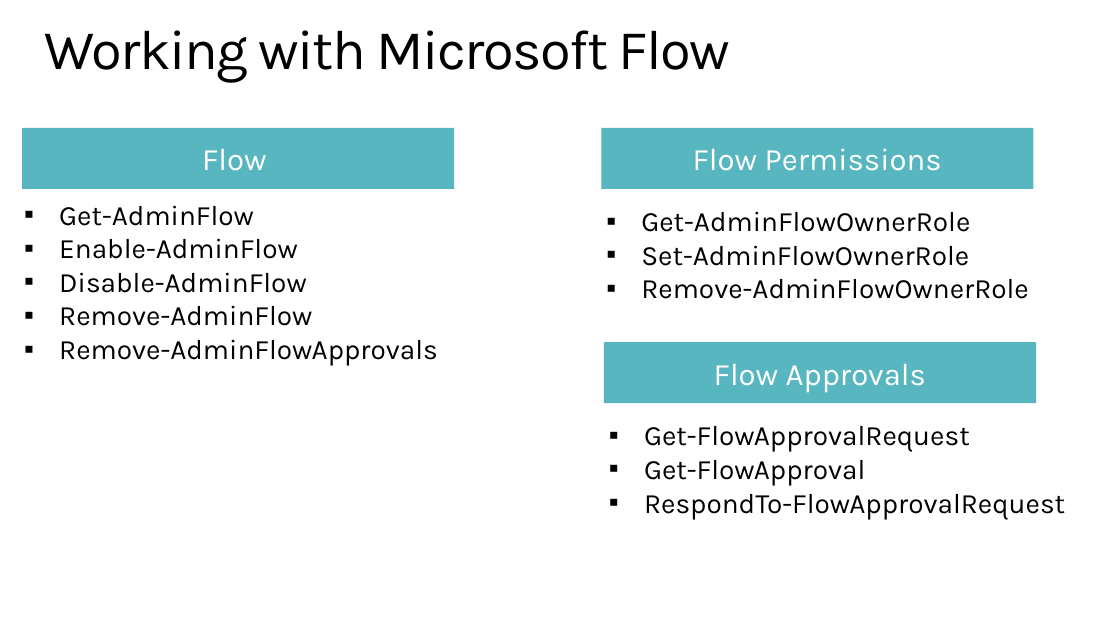
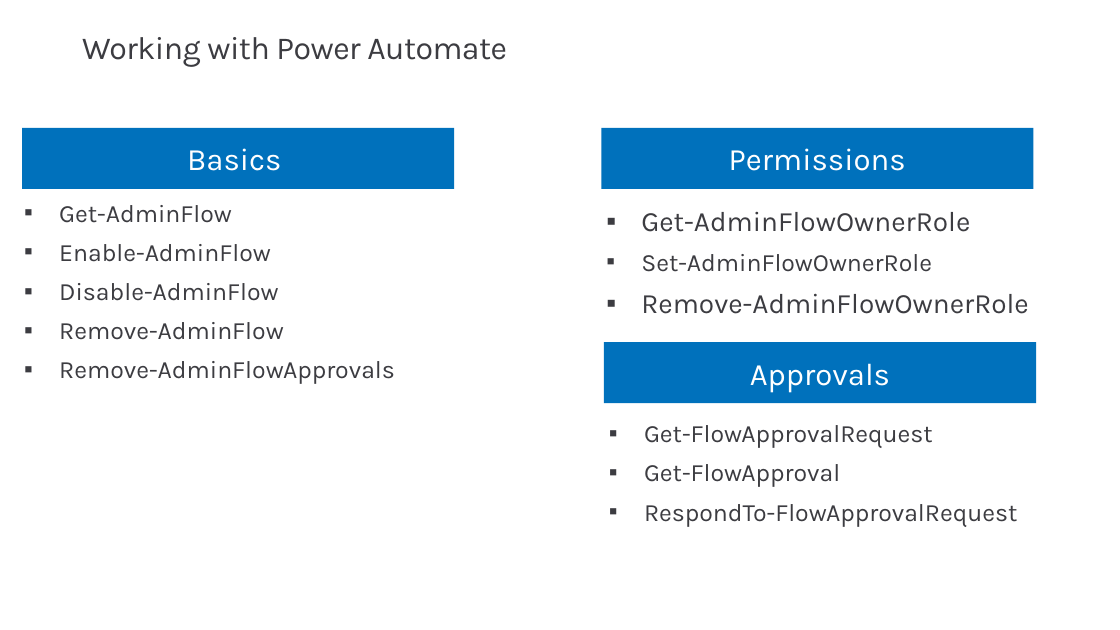
Before and after one commit to microsoft/powerapps-tools, a slide deck: slide 9 of Administration/AdminInADay/PPTs/03 Automation.pptx. Drawn at 1120x630 pixels with LibreOffice and Linux fonts; fonts in the diff are those of the drawing. Boxes give left, top, right and bottom in pixels: in the first picture for what was removed or moved away, otherwise in the second. Text is boxed around its words. In the diff, an @@ line names an element or a change of style, - is before the commit and + after.

Commit message:
Admin in a day updates to reflect new features and UI

```diff
--- a/Administration/AdminInADay/PPTs/03 Automation.pptx
+++ b/Administration/AdminInADay/PPTs/03 Automation.pptx
@@ title at [82,37,507,67]: text changed; size 36 to 20.6 pt; text colour #000000 to #3C3C41 @@
-Working with Microsoft Flow
+Working with Power Automate
@@ fill #58B6C0 to #0071BC in 3 elements at [601,128,1034,189], [604,342,1036,403], [22,128,455,189] @@
@@ text in rectangle at [187,148,282,171]: text changed @@
-Flow
+Basics
@@ text in rectangle at [729,148,906,171]: text changed @@
-Flow Permissions
+Permissions
@@ text "Get-AdminFlow" at [59,205,395,384]: size 18 to 16 pt, text colour #000000 to #3C3C41; more space between paragraphs @@
@@ text "Get-AdminFlowOwnerRole" at [641,212,1029,314]: text colour #000000 to #3C3C41; size 18 to 16 pt in "Set-AdminFlowOwnerRole"; more space between paragraphs @@
@@ text in rectangle at [750,363,890,393]: text changed @@
-Flow Approvals
+Approvals
@@ text "Get-FlowApprovalRequest" at [644,425,1017,526]: size 18 to 16 pt, text colour #000000 to #3C3C41; more space between paragraphs @@
```
Also in this commit, not shown: 22 other slides changed, 2 slides added, 2 slides removed, 12 other files.
